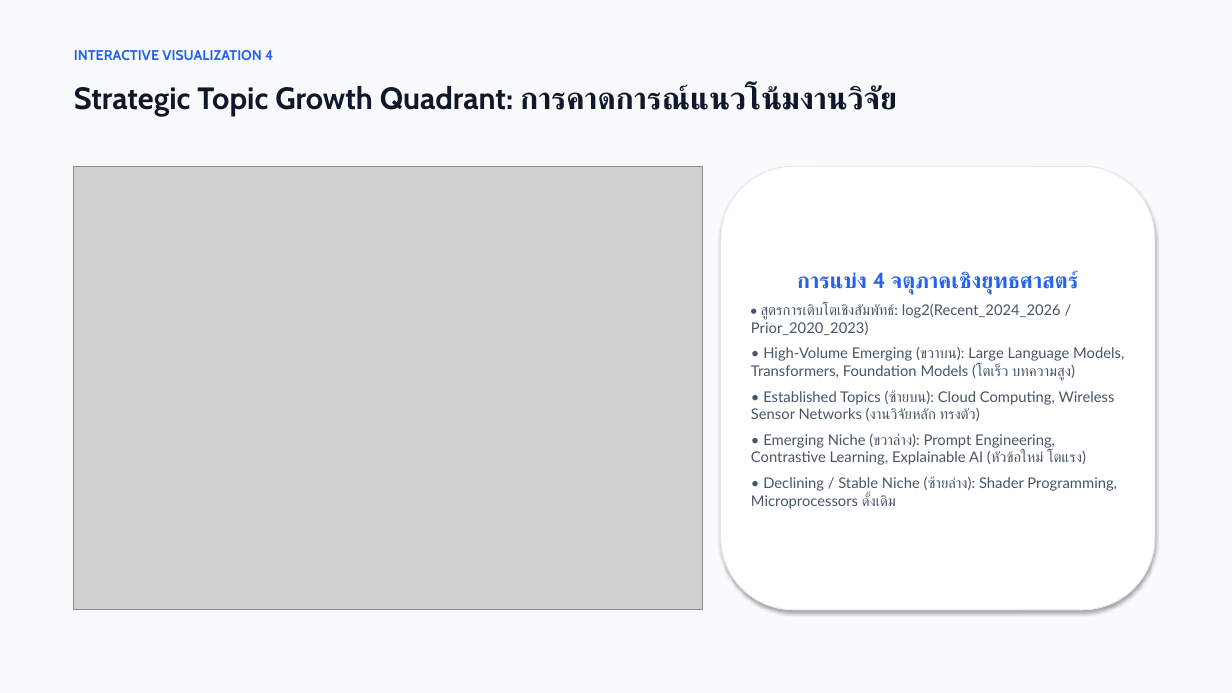
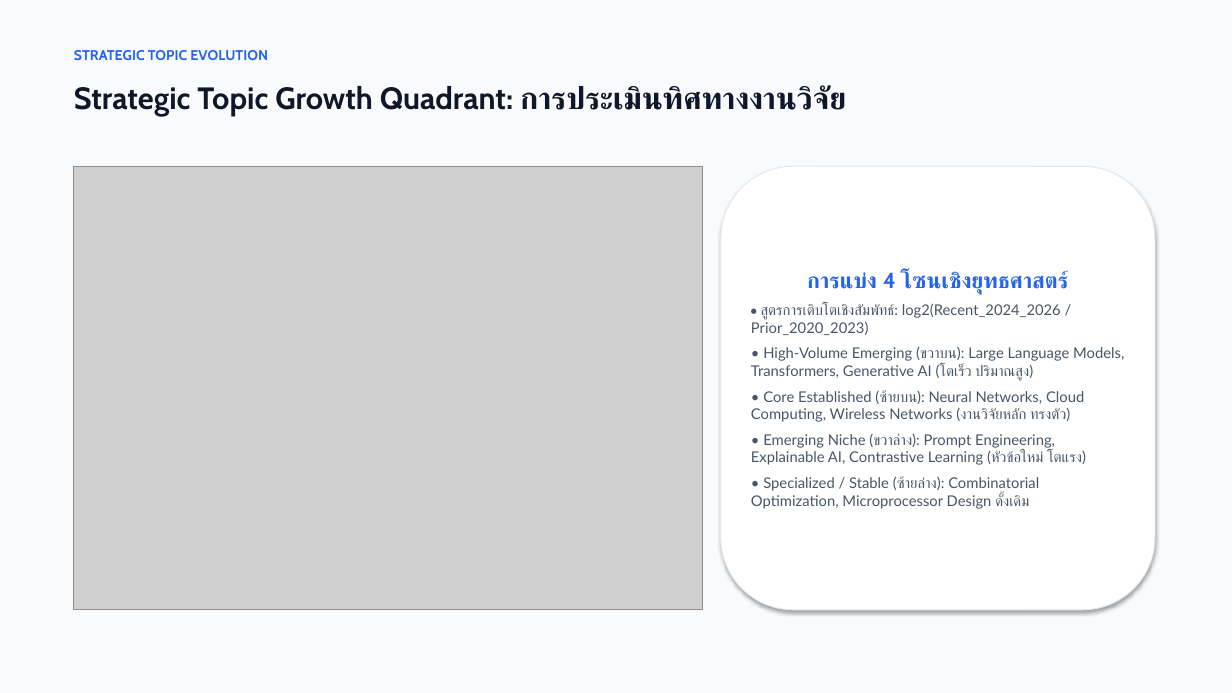
Before and after one commit to wayu15244/ScopusDataMidTerm, a slide deck: slide 8 of slides/EDA_Scopus_Presentation.pptx. Drawn at 1232x693 pixels with LibreOffice and Linux fonts; fonts in the diff are those of the drawing; grey boxes stand for pictures. Boxes give left, top, right and bottom in pixels: in the first picture for what was removed or moved away, otherwise in the second. Text is boxed around its words. In the diff, an @@ line names an element or a change of style, - is before the commit and + after.

Commit message:
Enhance interactive visualization with Apache ECharts, add core scopus_eda_analysis.py, and synchronize academic report and slides

```diff
--- a/slides/EDA_Scopus_Presentation.pptx
+++ b/slides/EDA_Scopus_Presentation.pptx
@@ text at [74,50,268,60]: text changed @@
-INTERACTIVE VISUALIZATION 4
+STRATEGIC TOPIC EVOLUTION
@@ text at [74,85,846,116]: text changed @@
-Strategic Topic Growth Quadrant: การคาดการณ์แนวโน้มงานวิจัย
+Strategic Topic Growth Quadrant: การประเมินทิศทางงานวิจัย
@@ text in rounded rectangle at [807,271,1068,295]: text changed @@
-การแบ่ง 4 จตุภาคเชิงยุทธศาสตร์
+การแบ่ง 4 โซนเชิงยุทธศาสตร์
@@ text in rounded rectangle at [751,347,1124,509]: text changed @@
-• High-Volume Emerging (ขวาบน): Large Language Models, Transformers, Foundation Models (โตเร็ว บทความสูง)
-• Established Topics (ซ้ายบน): Cloud Computing, Wireless Sensor Networks (งานวิจัยหลัก ทรงตัว)
-• Emerging Niche (ขวาล่าง): Prompt Engineering, Contrastive Learning, Explainable AI (หัวข้อใหม่ โตแรง)
-• Declining / Stable Niche (ซ้ายล่าง): Shader Programming, Microprocessors ดั้งเดิม
+• High-Volume Emerging (ขวาบน): Large Language Models, Transformers, Generative AI (โตเร็ว ปริมาณสูง)
+• Core Established (ซ้ายบน): Neural Networks, Cloud Computing, Wireless Networks (งานวิจัยหลัก ทรงตัว)
+• Emerging Niche (ขวาล่าง): Prompt Engineering, Explainable AI, Contrastive Learning (หัวข้อใหม่ โตแรง)
+• Specialized / Stable (ซ้ายล่าง): Combinatorial Optimization, Microprocessor Design ดั้งเดิม
```
Also in this commit, not shown: 8 other slides changed, 20 other files.
